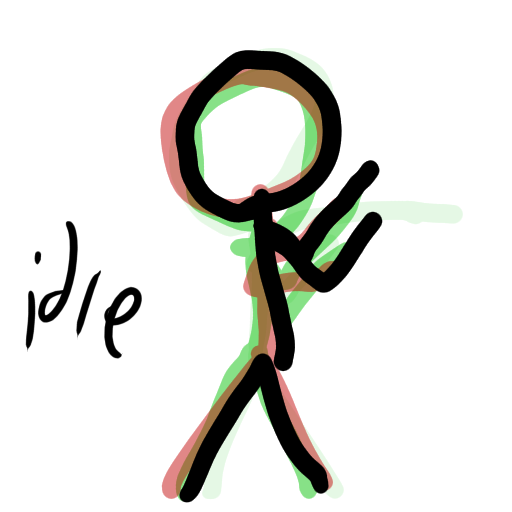
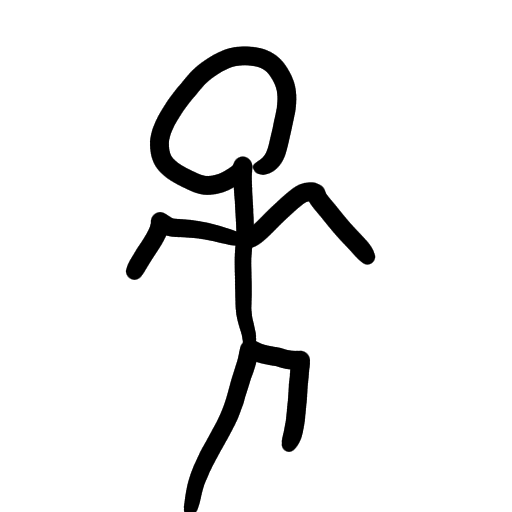
Layered file, before and after one edit (512 × 512). Changes by layer:
hid "tagit" over [25, 192, 192, 359]
